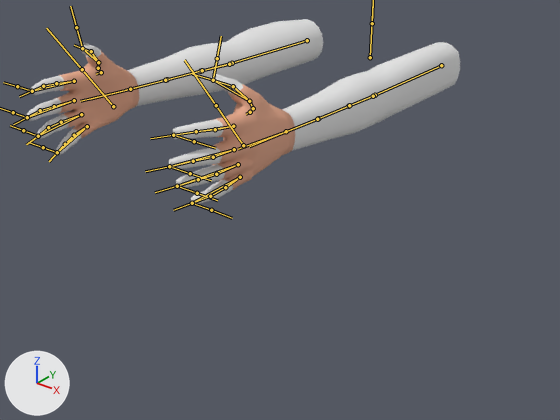
The FBX model Assets/Objects/character.fbx, before and after one commit.
The view is the same before and after, from a 50 mm camera at (5.15, -8.25, 2.55) aimed at (0.22, -2.1, -1.27). Lighting does not change. The marker at lower left points along +X, +Y and +Z. The bones that bend it are drawn over the model as lines.

The first picture shows 'Arm_Mesh'.
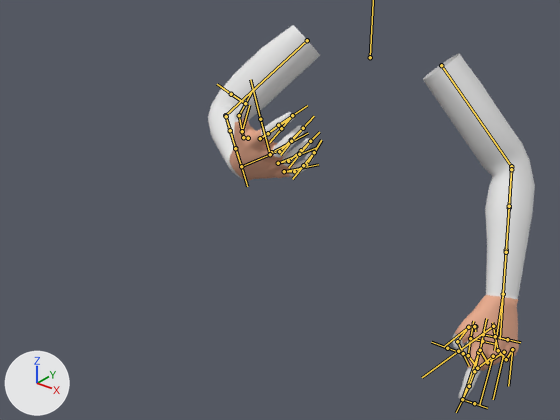
The newer file adds an action. The first version stands in its rest pose; the second is drawn at frame 1 of the action 'Arm_Armature|flashlightIdle'.

Pixel boxes [x1, y1, x2, y2] of what changed, in the pictures (560 x 420 px):
'Arm_Mesh', posed (25% narrower, 102% taller): before [25, 19, 460, 205]; after [208, 25, 535, 401]
bone 'InnerArm_R', root to tip: before (307, 40) to (232, 63); after (307, 40) to (225, 115)
bone 'Arm_R', root to tip: before (232, 63) to (190, 73); after (225, 115) to (232, 136)
bone 'ArmTwistIn_R', root to tip: before (229, 64) to (200, 71); after (226, 116) to (230, 131)
bone 'ArmTwistMid_R', root to tip: before (200, 71) to (167, 79); after (230, 131) to (235, 148)
bone 'Hand_R', root to tip: before (130, 89) to (80, 101); after (241, 166) to (270, 154)
bone 'LongIn_R', root to tip: before (74, 100) to (54, 106); after (271, 152) to (279, 151)
bone 'LongMid_R', root to tip: before (54, 106) to (40, 110); after (279, 151) to (291, 140)
bone 'LongOut_R', root to tip: before (40, 110) to (27, 117); after (291, 140) to (303, 128)
bone 'RingIn_R', root to tip: before (81, 114) to (61, 122); after (278, 163) to (288, 161)
bone 'RingMid_R', root to tip: before (61, 122) to (48, 127); after (288, 161) to (301, 150)
bone 'RingOut_R', root to tip: before (48, 127) to (38, 136); after (301, 150) to (310, 141)
bone 'PinkIn_R', root to tip: before (87, 126) to (74, 135); after (284, 171) to (294, 171)
bone 'PinkMid_R', root to tip: before (74, 135) to (65, 144); after (294, 171) to (306, 164)
bone 'PinkOut_R', root to tip: before (65, 144) to (57, 152); after (306, 164) to (314, 152)
bone 'IndexIn_R', root to tip: before (74, 81) to (56, 83); after (260, 138) to (268, 133)
bone 'IndexMid_R', root to tip: before (56, 83) to (43, 86); after (268, 133) to (278, 125)
bone 'IndexOut_R', root to tip: before (43, 86) to (32, 91); after (278, 125) to (292, 115)
bone 'ThumbIn_R', root to tip: before (98, 62) to (91, 51); after (242, 131) to (239, 115)
bone 'ThumbOut_R', root to tip: before (91, 51) to (82, 48); after (239, 115) to (245, 103)
bone 'InnerArm_L', root to tip: before (441, 65) to (375, 95); after (441, 65) to (511, 166)
bone 'Arm_L', root to tip: before (375, 95) to (339, 110); after (511, 166) to (508, 221)
bone 'ArmTwistMid_L', root to tip: before (348, 106) to (318, 118); after (509, 207) to (506, 250)
bone 'Hand_L', root to tip: before (286, 131) to (238, 149); after (503, 294) to (494, 350)
bone 'IndexIn_L', root to tip: before (233, 126) to (215, 129); after (478, 352) to (474, 371)
bone 'IndexMid_L', root to tip: before (215, 129) to (196, 131); after (474, 371) to (469, 386)
bone 'PinkIn_L', root to tip: before (240, 177) to (225, 187); after (512, 349) to (506, 359)
bone 'PinkMid_L', root to tip: before (225, 187) to (210, 196); after (506, 359) to (498, 350)
bone 'PinkOut_L', root to tip: before (210, 196) to (192, 203); after (498, 350) to (495, 336)
bone 'RingIn_L', root to tip: before (238, 164) to (216, 174); after (504, 352) to (487, 362)
bone 'RingMid_L', root to tip: before (216, 174) to (198, 179); after (487, 362) to (480, 350)
bone 'RingOut_L', root to tip: before (198, 179) to (177, 186); after (480, 350) to (483, 334)
bone 'LongIn_L', root to tip: before (234, 149) to (213, 157); after (493, 356) to (477, 368)
bone 'LongMid_L', root to tip: before (213, 157) to (193, 161); after (477, 368) to (468, 355)
bone 'LongOut_L', root to tip: before (193, 161) to (169, 166); after (468, 355) to (470, 338)
bone 'ThumbIn_L', root to tip: before (249, 101) to (233, 86); after (468, 327) to (457, 341)
bone 'ThumbOut_L', root to tip: before (233, 86) to (213, 80); after (457, 341) to (463, 353)

The change in detail:
Bone 'InnerArm_R' (bone_innerarm_r) turns from (0, 0, 0) to (-28, -3, 50) degrees about its own x, y and z.
Bone 'Arm_R' (bone_arm_r) turns from (0, 0, 0) to (-32, -25, -71) degrees about its own x, y and z.
Bone 'ArmTwistIn_R' (bone_armtwistin_r) turns from (0, 0, 0) to (0, 9, 0) degrees about its own x, y and z.
Bone 'ArmTwistMid_R' (bone_armtwistmid_r) turns from (0, 0, 0) to (0, 14, 0) degrees about its own x, y and z.
Bone 'Hand_R' (bone_hand_r) turns from (0, 0, 0) to (-32, 31, 15) degrees about its own x, y and z.
Bone 'LongIn_R' (bone_longin_r) turns from (0, 0, 0) to (18, 1, 1) degrees about its own x, y and z.
Bone 'LongMid_R' (bone_longmid_r) turns from (0, 0, 0) to (-40, 5, 5) degrees about its own x, y and z.
Bone 'LongOut_R' (bone_longout_r) turns from (0, 0, 0) to (-41, -2, -4) degrees about its own x, y and z.
Bone 'RingIn_R' (bone_ringin_r) turns from (0, 0, 0) to (10, 1, 3) degrees about its own x, y and z.
Bone 'RingMid_R' (bone_ringmid_r) turns from (0, 0, 0) to (-44, 2, -1) degrees about its own x, y and z.
Bone 'RingOut_R' (bone_ringout_r) turns from (0, 0, 0) to (-40, -2, -6) degrees about its own x, y and z.
Bone 'PinkIn_R' (bone_pinkin_r) turns from (0, 0, 0) to (5, 1, 2) degrees about its own x, y and z.
Bone 'PinkMid_R' (bone_pinkmid_r) turns from (0, 0, 0) to (-31, -1, 2) degrees about its own x, y and z.
Bone 'PinkOut_R' (bone_pinkout_r) turns from (0, 0, 0) to (-31, 1, 3) degrees about its own x, y and z.
Bone 'IndexIn_R' (bone_indexin_r) turns from (0, 0, 0) to (6, 0, 2) degrees about its own x, y and z.
Bone 'IndexMid_R' (bone_indexmid_r) turns from (0, 0, 0) to (-12, 0, -2) degrees about its own x, y and z.
Bone 'IndexOut_R' (bone_indexout_r) turns from (0, 0, 0) to (-12, 0, -3) degrees about its own x, y and z.
Bone 'ThumbIn_R' (bone_thumbin_r) turns from (0, 0, 0) to (13, -1, 4) degrees about its own x, y and z.
Bone 'ThumbOut_R' (bone_thumbout_r) turns from (0, 0, 0) to (0, 0, -13) degrees about its own x, y and z.
Bone 'InnerArm_L' (bone_innerarm_l) turns from (0, 0, 0) to (41, -14, 91) degrees about its own x, y and z.
Bone 'Arm_L' (bone_arm_l) turns from (0, 0, 0) to (-53, 36, -9) degrees about its own x, y and z.
Bone 'ArmTwistMid_L' (bone_armtwistmid_l) turns from (0, 0, 0) to (0, -6, 0) degrees about its own x, y and z.
Bone 'Hand_L' (bone_hand_l) turns from (0, 0, 0) to (8, -14, -2) degrees about its own x, y and z.
Bone 'IndexIn_L' (bone_indexin_l) turns from (0, 0, 0) to (-6, 0, 1) degrees about its own x, y and z.
Bone 'IndexMid_L' (bone_indexmid_l) turns from (0, 0, 0) to (6, 0, 0) degrees about its own x, y and z.
Bone 'PinkIn_L' (bone_pinkin_l) turns from (0, 0, 0) to (38, -2, 3) degrees about its own x, y and z.
Bone 'PinkMid_L' (bone_pinkmid_l) turns from (0, 0, 0) to (67, -3, 10) degrees about its own x, y and z.
Bone 'PinkOut_L' (bone_pinkout_l) turns from (0, 0, 0) to (40, -4, 13) degrees about its own x, y and z.
Bone 'RingIn_L' (bone_ringin_l) turns from (0, 0, 0) to (47, -8, 10) degrees about its own x, y and z.
Bone 'RingMid_L' (bone_ringmid_l) turns from (0, 0, 0) to (73, -9, -4) degrees about its own x, y and z.
Bone 'RingOut_L' (bone_ringout_l) turns from (0, 0, 0) to (40, -2, -3) degrees about its own x, y and z.
Bone 'LongIn_L' (bone_longin_l) turns from (0, 0, 0) to (40, -8, 12) degrees about its own x, y and z.
Bone 'LongMid_L' (bone_longmid_l) turns from (0, 0, 0) to (72, -11, -1) degrees about its own x, y and z.
Bone 'LongOut_L' (bone_longout_l) turns from (0, 0, 0) to (42, -3, 0) degrees about its own x, y and z.
Bone 'ThumbIn_L' (bone_thumbin_l) turns from (0, 0, 0) to (-15, 1, -15) degrees about its own x, y and z.
Bone 'ThumbOut_L' (bone_thumbout_l) turns from (0, 0, 0) to (0, 0, -46) degrees about its own x, y and z.
